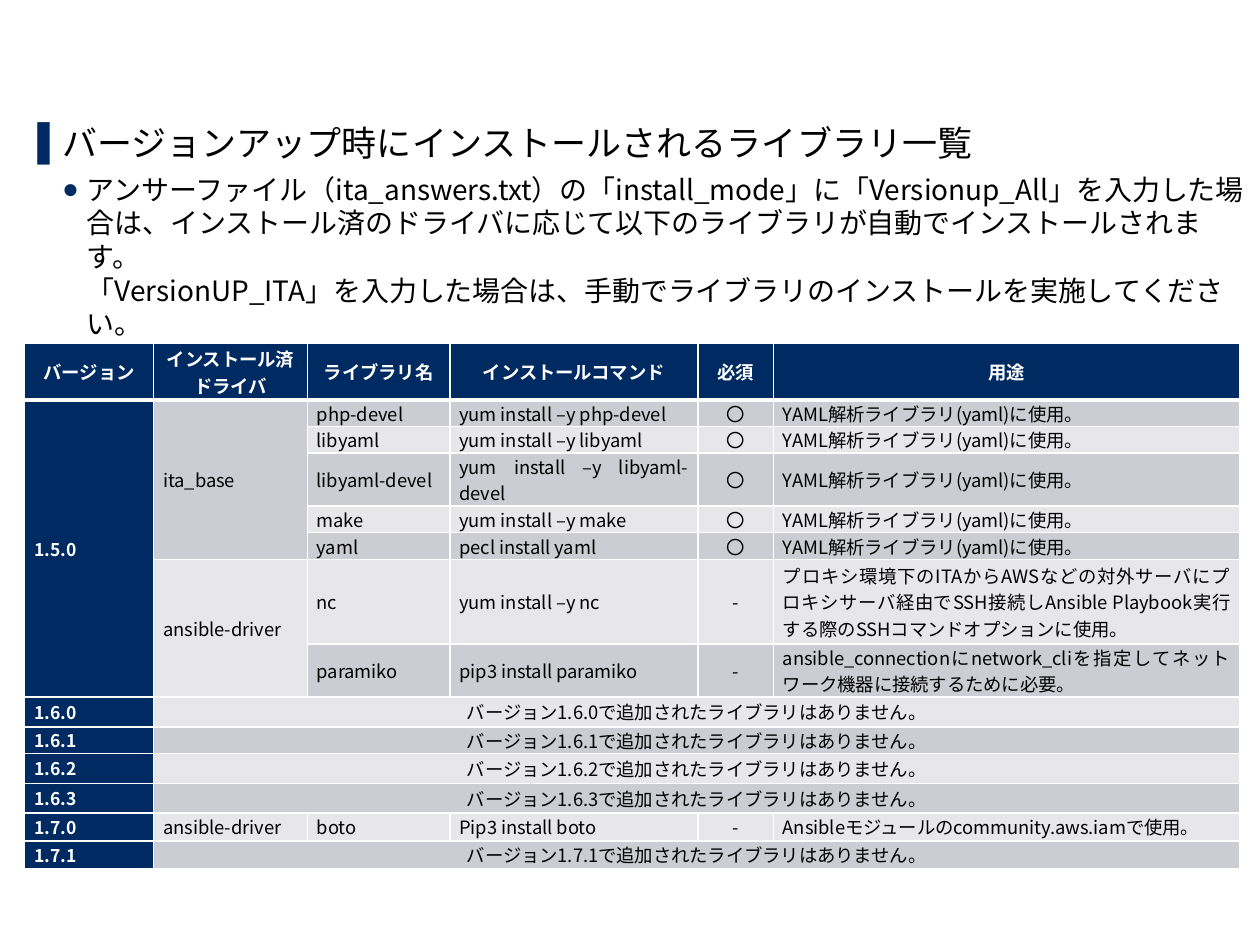
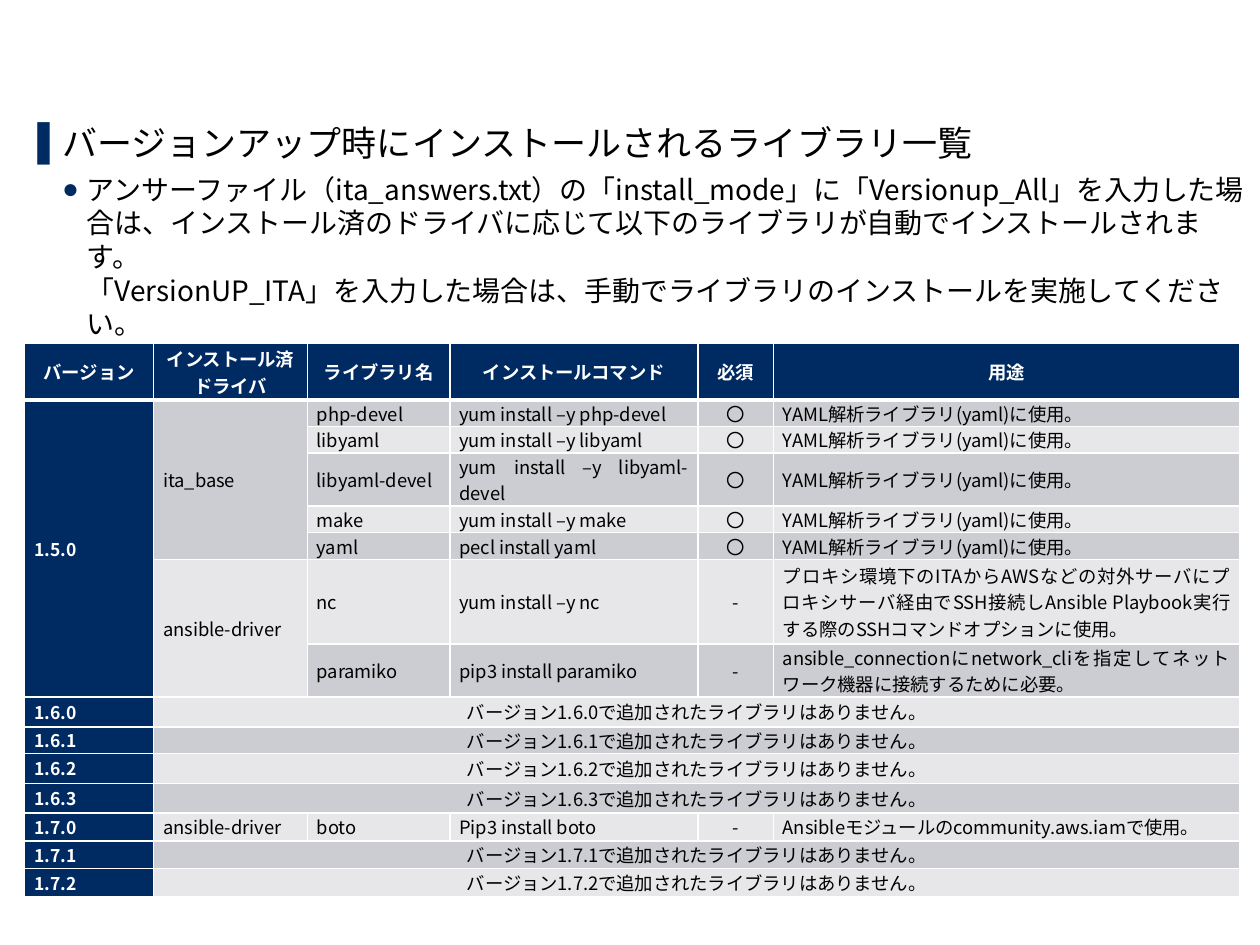
Before and after one commit to exastro-suite/it-automation-docs, a slide deck: slide 15 of asset/Learn_ja/ITA-version-up_ja.pptx. Drawn at 1260x945 pixels with LibreOffice and Linux fonts; fonts in the diff are those of the drawing; background and template pictures are left out. Boxes give left, top, right and bottom in pixels: in the first picture for what was removed or moved away, otherwise in the second. Text is boxed around its words. In the diff, an @@ line names an element or a change of style, - is before the commit and + after.

```diff
--- a/asset/Learn_ja/ITA-version-up_ja.pptx
+++ b/asset/Learn_ja/ITA-version-up_ja.pptx
@@ table at [25, 344, 1240, 896] @@
+row 15: 1.7.2 | バージョン1.7.2で追加されたライブラリはありません。 |  |  |  | 
```
Also in this commit, not shown: 1 other file.
